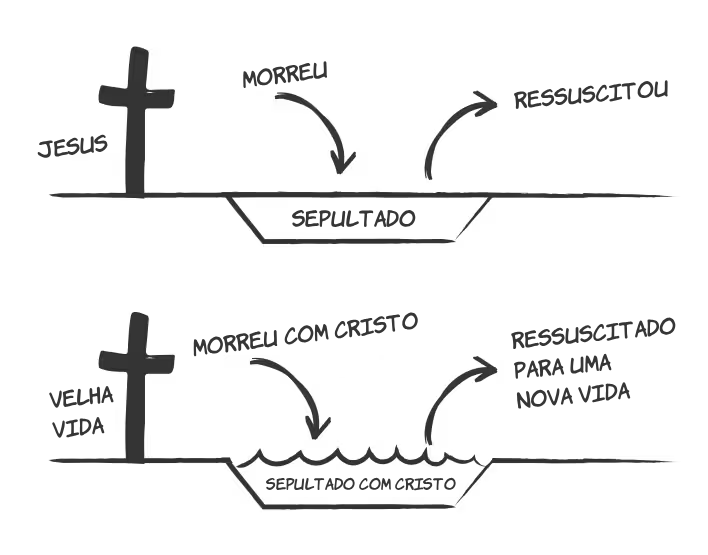
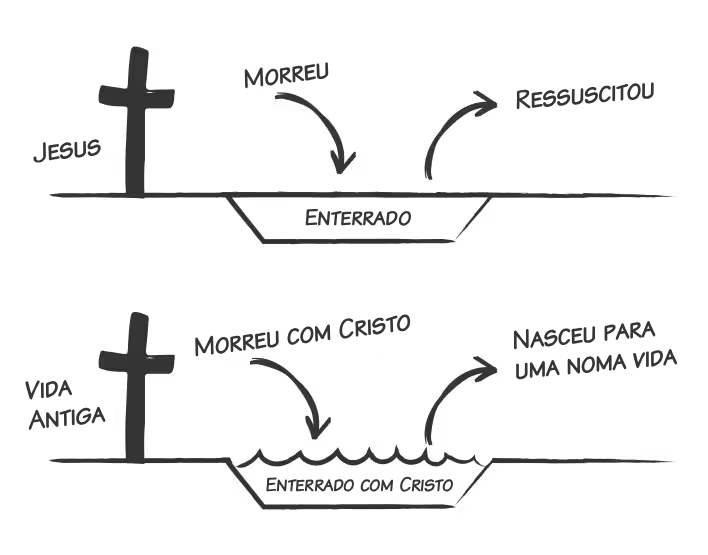
Layers edited between the first and the second 708×555 image:
renamed "JESUS" to "Jesus", painted on it over [33, 134, 108, 163]
renamed "MorreU" to "Morreu", painted on it over [243, 61, 329, 89]
renamed "Sepultado" to "Enterrado", painted on it over [292, 209, 416, 227]
painted on "Ressuscitou" over [514, 80, 668, 109]
renamed "Velha vida" to "Vida Antiga", painted on it over [25, 380, 114, 438]
painted on "Morreu com Cristo" over [193, 312, 418, 357]
renamed "Sepultado com Cristo" to "Enterrado com Cristo", painted on it over [266, 476, 456, 492]
renamed "Ressuscitado para uma nova vida" to "Nasceu para uma noma vida", painted on it over [511, 317, 677, 409]
